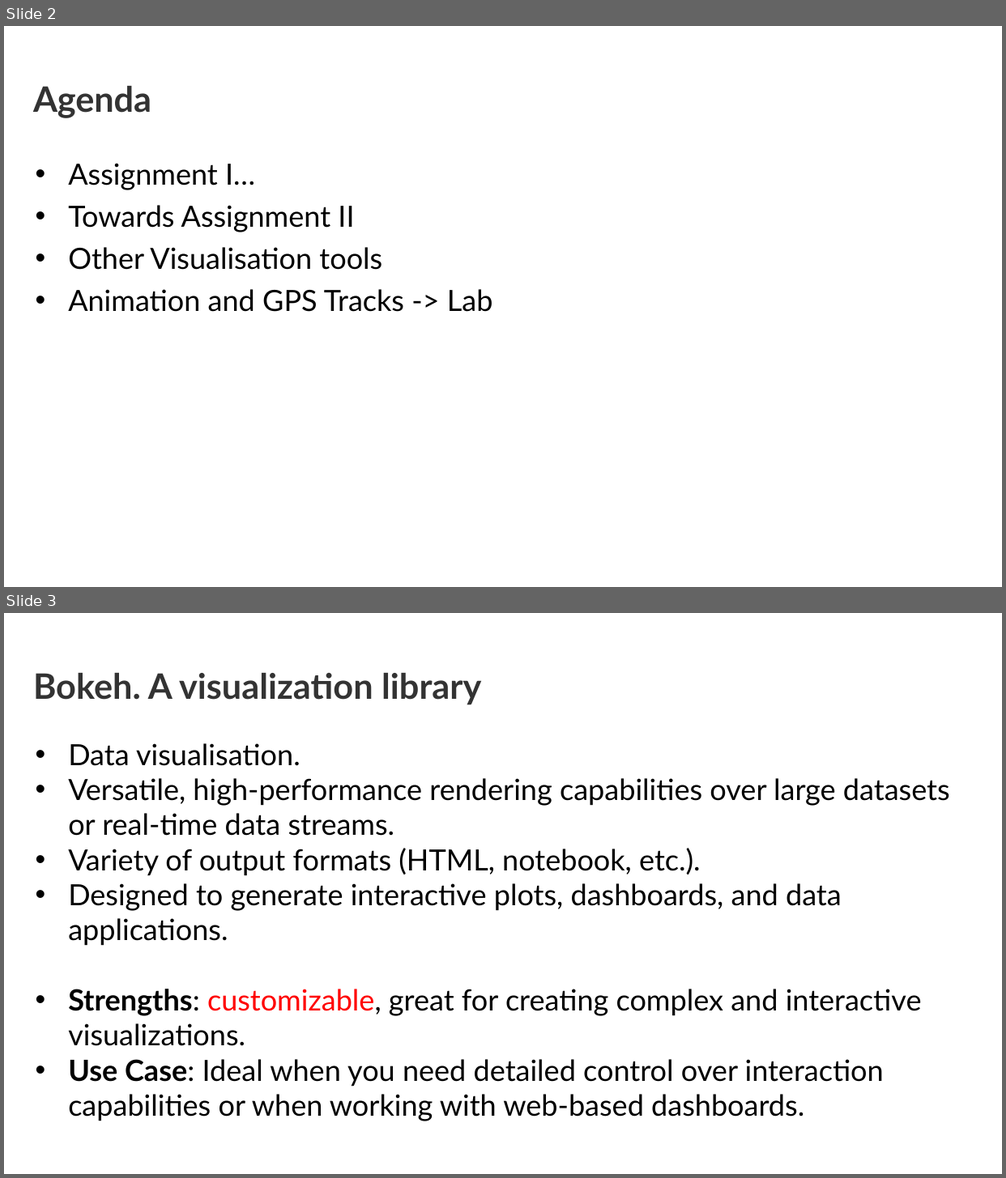
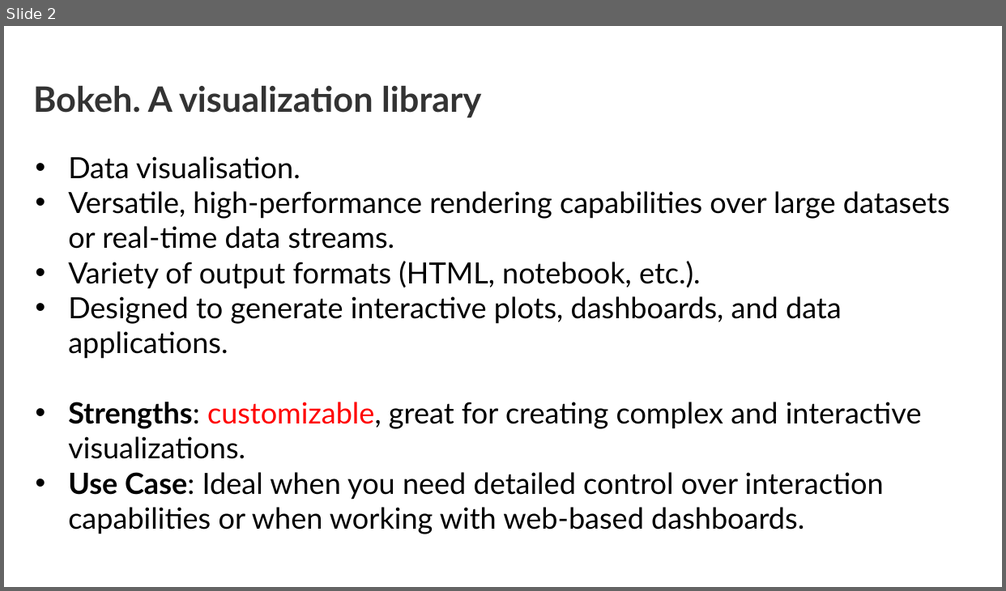
Before and after one commit to GDSL-UL/wma, a slide deck: lectures/w09.pptx. Shown one above the other, each under a label of ours: slides 2 and 3 before the commit, slide 2 after it. The pictures are 1006x1178 and 1006x591 pixels, drawn with LibreOffice and Linux fonts; fonts in the diff are those of the drawing. Boxes give left, top, right and bottom in pixels: in the first picture for what was removed or moved away, otherwise in the second. Text is boxed around its words. In the diff, an @@ line names an element or a change of style, - is before the commit and + after.

```diff
--- a/lectures/w09.pptx
+++ b/lectures/w09.pptx
@@ slide 2 removed at [4,26,1002,587], background #FFFFFF @@
@@ title removed at [33,86,151,118] @@
-Agenda
@@ text removed at [68,163,493,312] @@
-• Assignment I…
-• Towards Assignment II
-• Other Visualisation tools
-• Animation and GPS Tracks -> Lab
@@ what was slide 3 is now slide 2 @@
```
